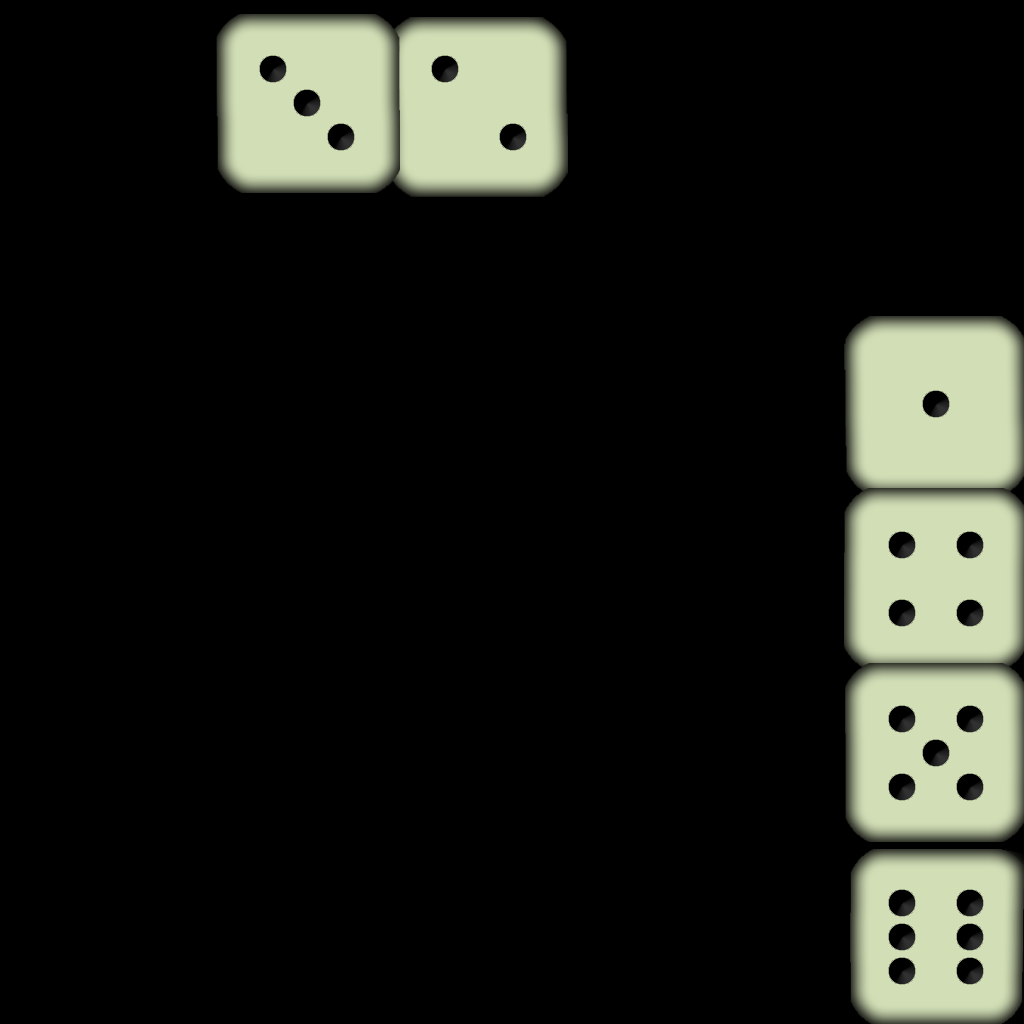
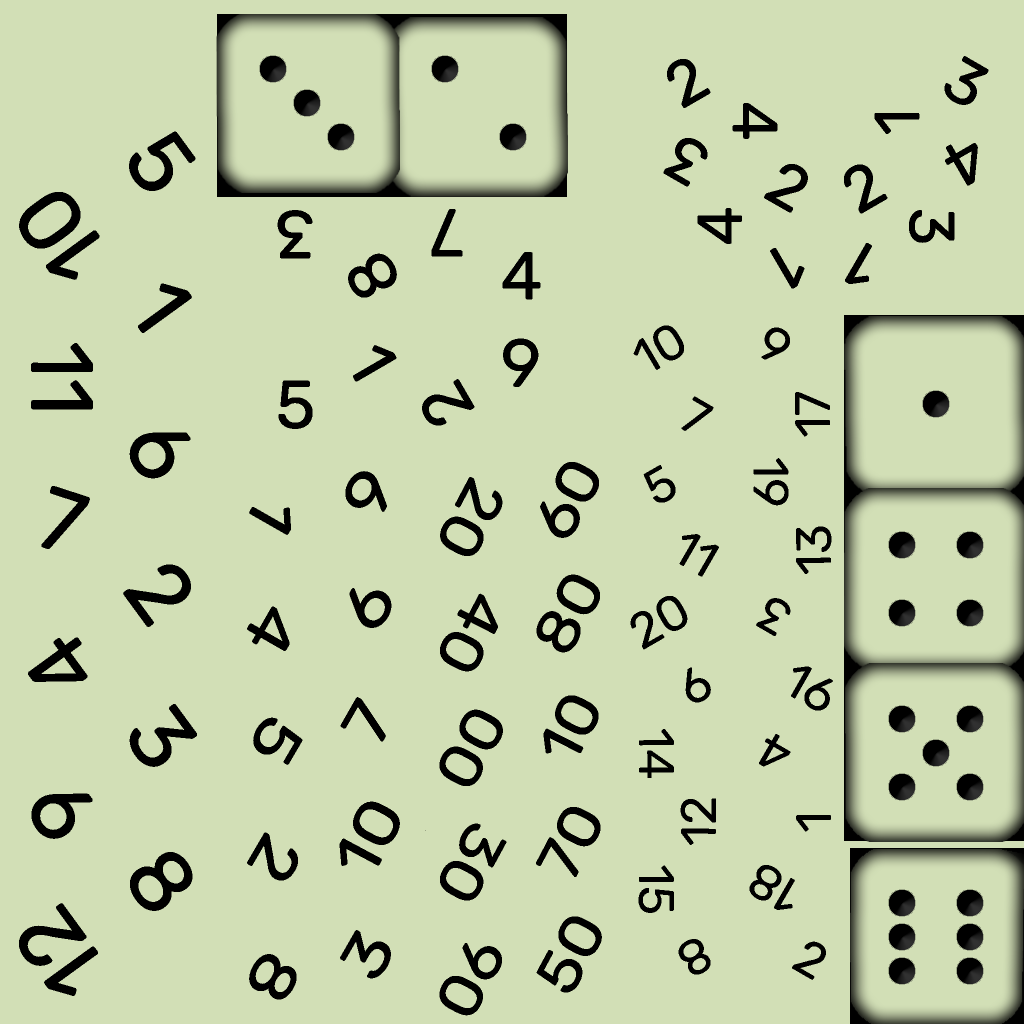
Layers edited between the first and the second 1024x1024 image:
added layer "Layer 10" above "Layer 4" over [217, 14, 1024, 1024]
hid "Layer 4" over [0, 0, 1024, 1024]
